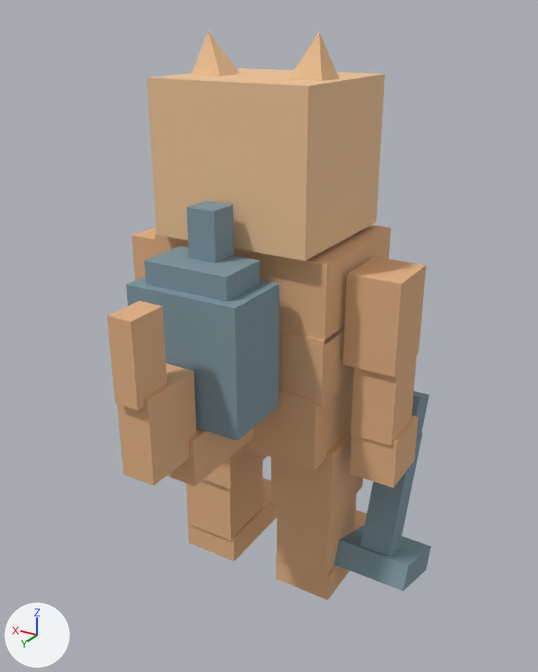
A saved change to the Blender file assets/rusty.blend.
Camera for both pictures: a 50 mm camera at (-0.778, 1.299, 1.246) aimed at (-0.048, 0.083, 0.638). Arrows for +X, +Y and +Z are at lower left; the lights stay in place. The picture after the commit comes second.

In view in the first picture: 'body_stocky', 'gear_vacuum', 'head_rusty', 'held_vacuum'.
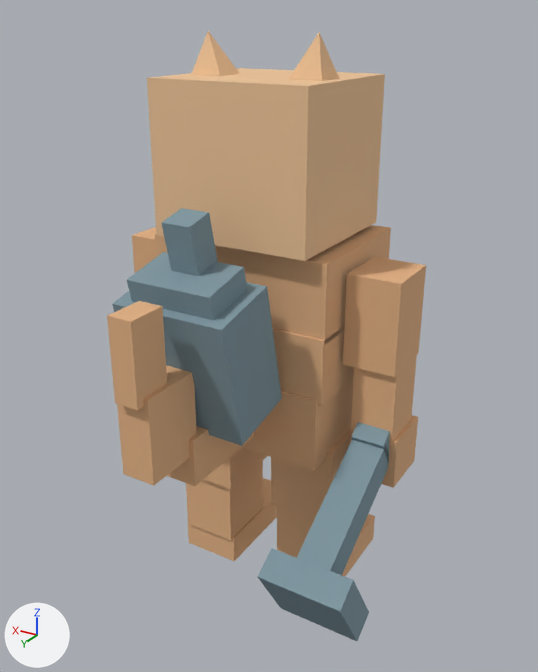
Pixel boxes [x1, y1, x2, y2] of what changed, in the pictures (538 x 672 px):
'gear_vacuum', moved, turned
    before: [126, 201, 279, 441]
    after: [112, 208, 282, 446]
'held_vacuum', moved, turned
    before: [334, 391, 431, 591]
    after: [258, 422, 390, 641]

Edits to the bpy script that builds the scene:
```text
Change ob_held_vacuum:
    ob_held_vacuum.location: (-0.28, -0.13, 0.42) -> (-0.28, 0.026, 0.455)
    ob_held_vacuum.rotation_euler: (0.35, 0.0, 0.0) -> (1.03, 0.0, 0.0)  # degrees (20, 0, 0) -> degrees (59, 0, 0)
Change ob_gear_vacuum:
    ob_gear_vacuum.location: (0.0, 0.24, 0.66) -> (0.0, 0.254, 0.655)
    ob_gear_vacuum.rotation_euler: (0.0, 0.0, 0.0) -> (-0.22, 0.0, 0.0)  # degrees (0, 0, 0) -> degrees (-13, 0, 0)
```
